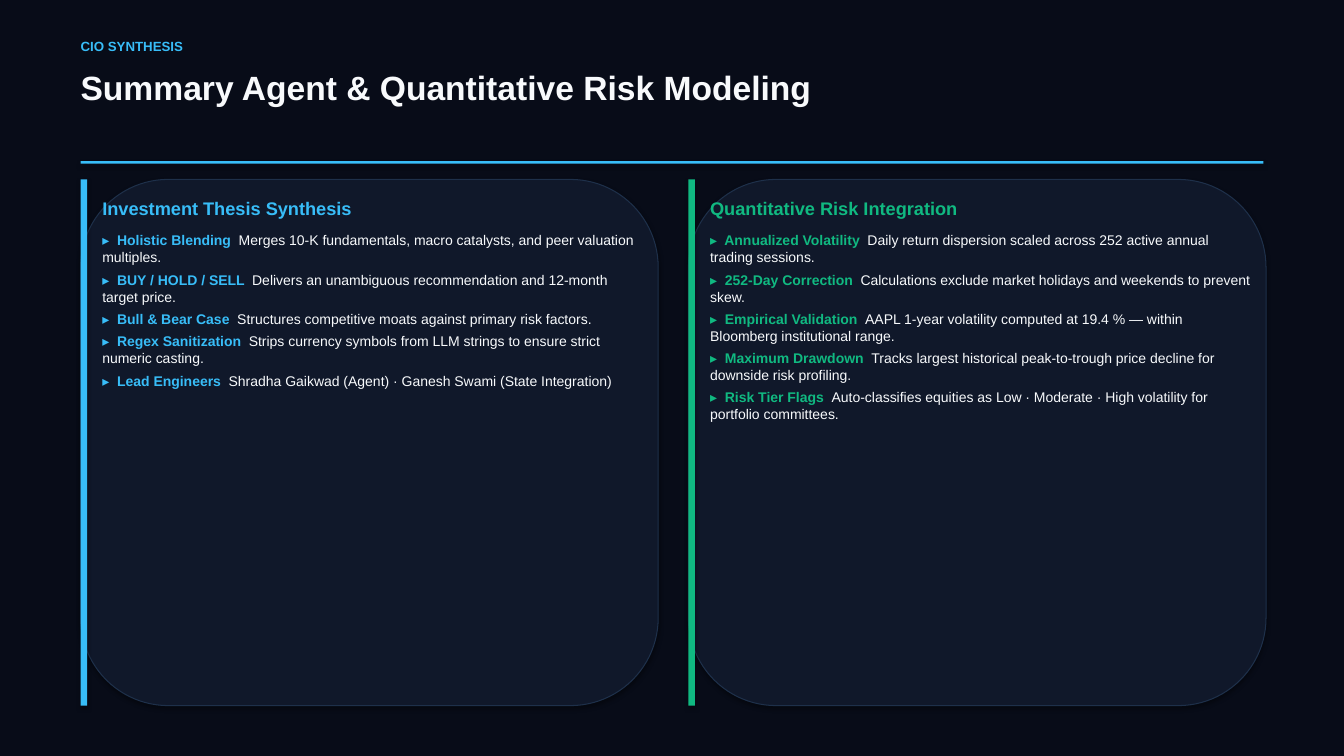
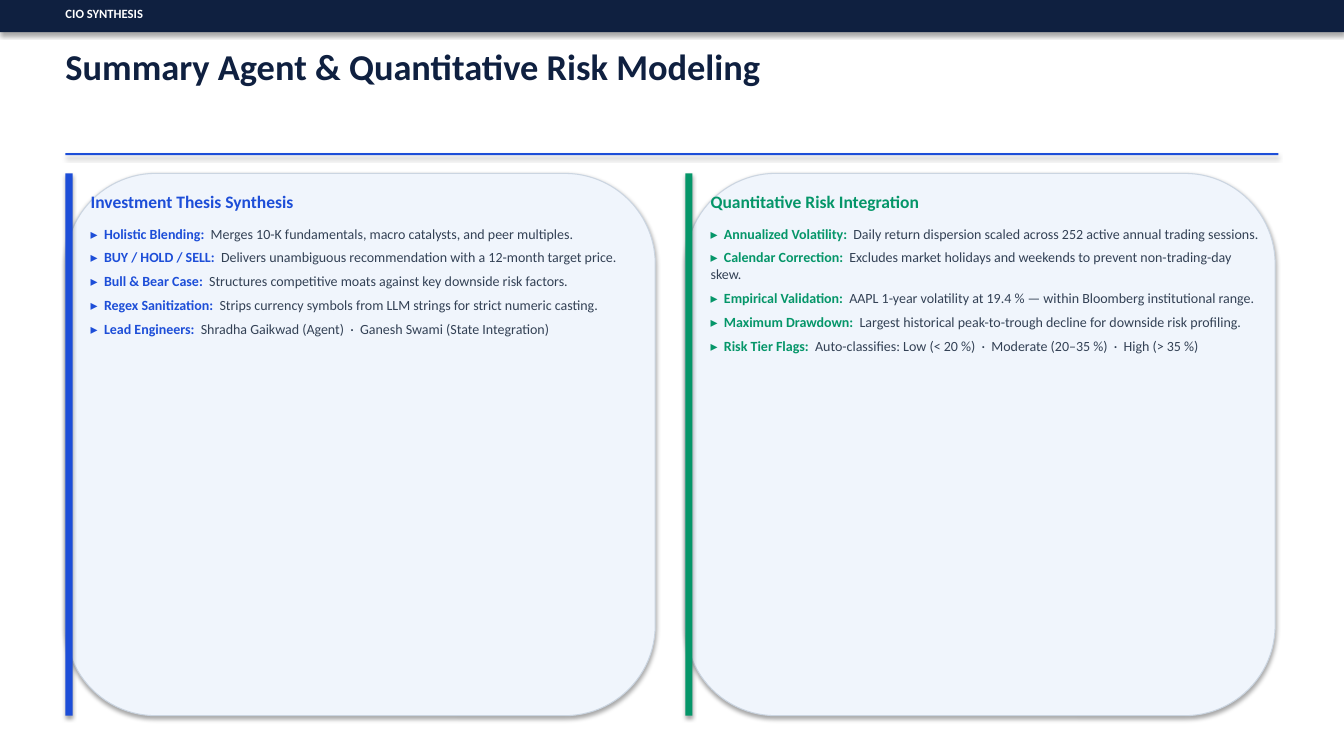
Before and after one commit to SagarTrimukhe/ai-investment-research-assistant, a slide deck: slide 10 of CAPSTONE_PROJECT_PRESENTATION.pptx. Drawn at 1344x756 pixels with LibreOffice and Linux fonts; fonts in the diff are those of the drawing. Boxes give left, top, right and bottom in pixels: in the first picture for what was removed or moved away, otherwise in the second. Text is boxed around its words. In the diff, an @@ line names an element or a change of style, - is before the commit and + after.

Commit message:
design: retheme to professional light mode — white canvas, navy headings, clean corporate accents

```diff
--- a/CAPSTONE_PROJECT_PRESENTATION.pptx
+++ b/CAPSTONE_PROJECT_PRESENTATION.pptx
@@ rectangle at (0,0,1344,756): fill #080C18 to #FFFFFF @@
@@ rectangle added at (0,0,1344,32), fill #0F2040 @@
@@ text "CIO SYNTHESIS": place and size @@
-text "CIO SYNTHESIS" at (81,41,183,51)
+text "CIO SYNTHESIS" at (65,9,143,18)
@@ text "CIO SYNTHESIS" at (65,9,143,18): size 9.5 to 9 pt, font Arial to Calibri, text colour #38BDF8 to #FFFFFF @@
@@ text "Summary Agent & Quantitative Risk ...": place and size @@
-text "Summary Agent & Quantitative Risk ..." at (81,75,811,107)
+text "Summary Agent & Quantitative Risk ..." at (65,54,760,86)
@@ text "Summary Agent & Quantitative Risk ..." at (65,54,760,86): size 24 to 26 pt, font Arial to Calibri, text colour #F8FAFC to #0F2040 @@
@@ rounded rectangle at (66,173,655,716): fill #10182A to #F0F5FC; outline #1E304A 0.75 pt to #CBD5E1 0.75 pt @@
@@ rounded rectangle: place and size @@
-rounded rectangle at (81,179,658,706)
+rounded rectangle at (66,173,655,716)
@@ rectangle: place and size @@
-rectangle at (81,161,1263,164)
+rectangle at (66,153,1278,155)
@@ rectangle at (66,153,1278,155): fill #38BDF8 to #1D4ED8 @@
@@ rectangle at (66,173,73,716): fill #38BDF8 to #1D4ED8 @@
@@ rectangle: place and size @@
-rectangle at (81,179,88,706)
+rectangle at (66,173,73,716)
@@ rounded rectangle: place and size @@
-rounded rectangle at (689,179,1266,706)
+rounded rectangle at (686,173,1275,716)
@@ rounded rectangle at (686,173,1275,716): fill #10182A to #F0F5FC; outline #1E304A 0.75 pt to #CBD5E1 0.75 pt @@
@@ rectangle: place and size @@
-rectangle at (689,179,696,706)
+rectangle at (686,173,693,716)
@@ rectangle at (686,173,693,716): fill #10B981 to #059669 @@
@@ text at (91,195,293,211): size 13 to 12.5 pt, font Arial to Calibri, text colour #38BDF8 to #1D4ED8 in "Investment Thesis Synthesis"; less space between paragraphs @@
@@ text "Investment Thesis Synthesis": place and size @@
-text "Investment Thesis Synthesis" at (102,201,634,389)
+text "Investment Thesis Synthesis" at (91,195,617,337)
@@ text at (711,195,919,211): size 13 to 12.5 pt, font Arial to Calibri, text colour #10B981 to #059669 in "Quantitative Risk Integration"; less space between paragraphs @@
@@ text at (104,229,617,337): text changed; font Arial to Calibri; text colour #F8FAFC to #334155 @@
-▸ Holistic Blending Merges 10-K fundamentals, macro catalysts, and peer valuation multiples.
-▸ BUY / HOLD / SELL Delivers an unambiguous recommendation and 12-month target price.
-▸ Bull & Bear Case Structures competitive moats against primary risk factors.
-▸ Regex Sanitization Strips currency symbols from LLM strings to ensure strict numeric casting.
-▸ Lead Engineers Shradha Gaikwad (Agent) · Ganesh Swami (State Integration)
+▸ Holistic Blending: Merges 10-K fundamentals, macro catalysts, and peer multiples.
+▸ BUY / HOLD / SELL: Delivers unambiguous recommendation with a 12-month target price.
+▸ Bull & Bear Case: Structures competitive moats against key downside risk factors.
+▸ Regex Sanitization: Strips currency symbols from LLM strings for strict numeric casting.
+▸ Lead Engineers: Shradha Gaikwad (Agent) · Ganesh Swami (State Integration)
@@ text at (711,229,1258,354): text changed; font Arial to Calibri; text colour #F8FAFC to #334155 @@
-▸ Annualized Volatility Daily return dispersion scaled across 252 active annual trading sessions.
-▸ 252-Day Correction Calculations exclude market holidays and weekends to prevent skew.
-▸ Empirical Validation AAPL 1-year volatility computed at 19.4 % — within Bloomberg institutional range.
-▸ Maximum Drawdown Tracks largest historical peak-to-trough price decline for downside risk profiling.
-▸ Risk Tier Flags Auto-classifies equities as Low · Moderate · High volatility for portfolio committees.
+▸ Annualized Volatility: Daily return dispersion scaled across 252 active annual trading sessions.
+▸ Calendar Correction: Excludes market holidays and weekends to prevent non-trading-day skew.
+▸ Empirical Validation: AAPL 1-year volatility at 19.4 % — within Bloomberg institutional range.
+▸ Maximum Drawdown: Largest historical peak-to-trough decline for downside risk profiling.
+▸ Risk Tier Flags: Auto-classifies: Low (< 20 %) · Moderate (20–35 %) · High (> 35 %)
```
Also in this commit, not shown: 17 other slides changed.
